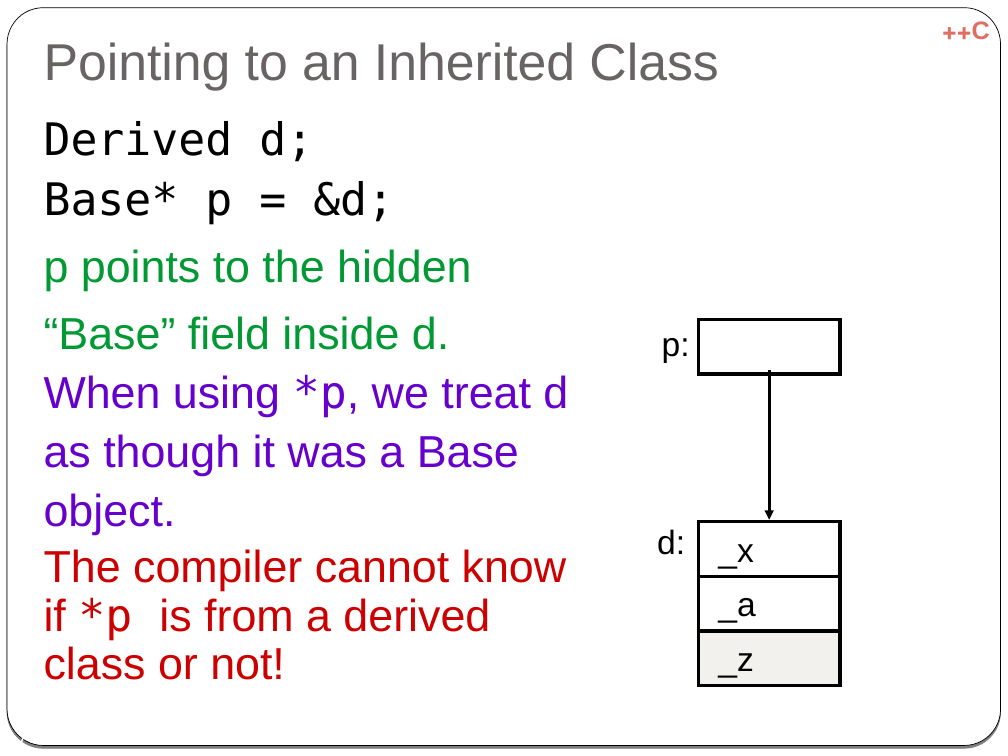
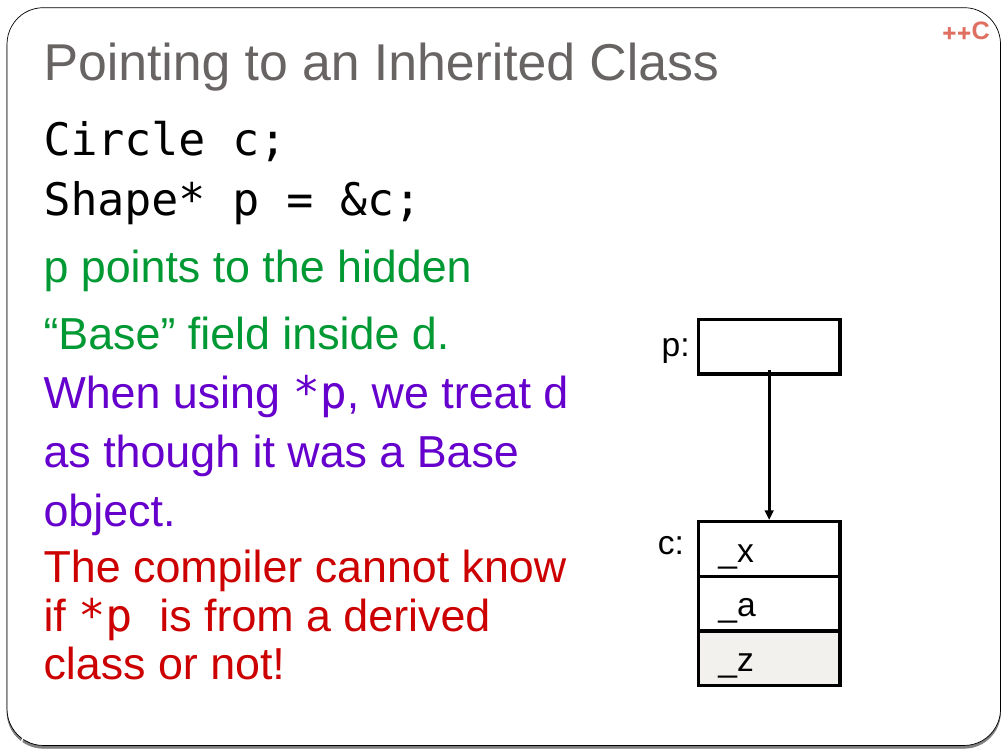
Before and after one commit to cpp-at-ariel/cpp-5778, a slide deck: slide 17 of week06-inheritance/slides-virtual.odp. Drawn at 1008x756 pixels with LibreOffice and Linux fonts; fonts in the diff are those of the drawing. Boxes give left, top, right and bottom in pixels: in the first picture for what was removed or moved away, otherwise in the second. Text is boxed around its words. In the diff, an @@ line names an element or a change of style, - is before the commit and + after.

```diff
--- a/week06-inheritance/slides-virtual.odp
+++ b/week06-inheritance/slides-virtual.odp
@@ text at [44,120,421,224]: text changed @@
-Derived d;
-Base* p = &d;
+Circle c;
+Shape* p = &c;
@@ text at [658,536,684,555]: text changed @@
-d:
+c:
```
Also in this commit, not shown: 6 other slides changed, 3 other files.
